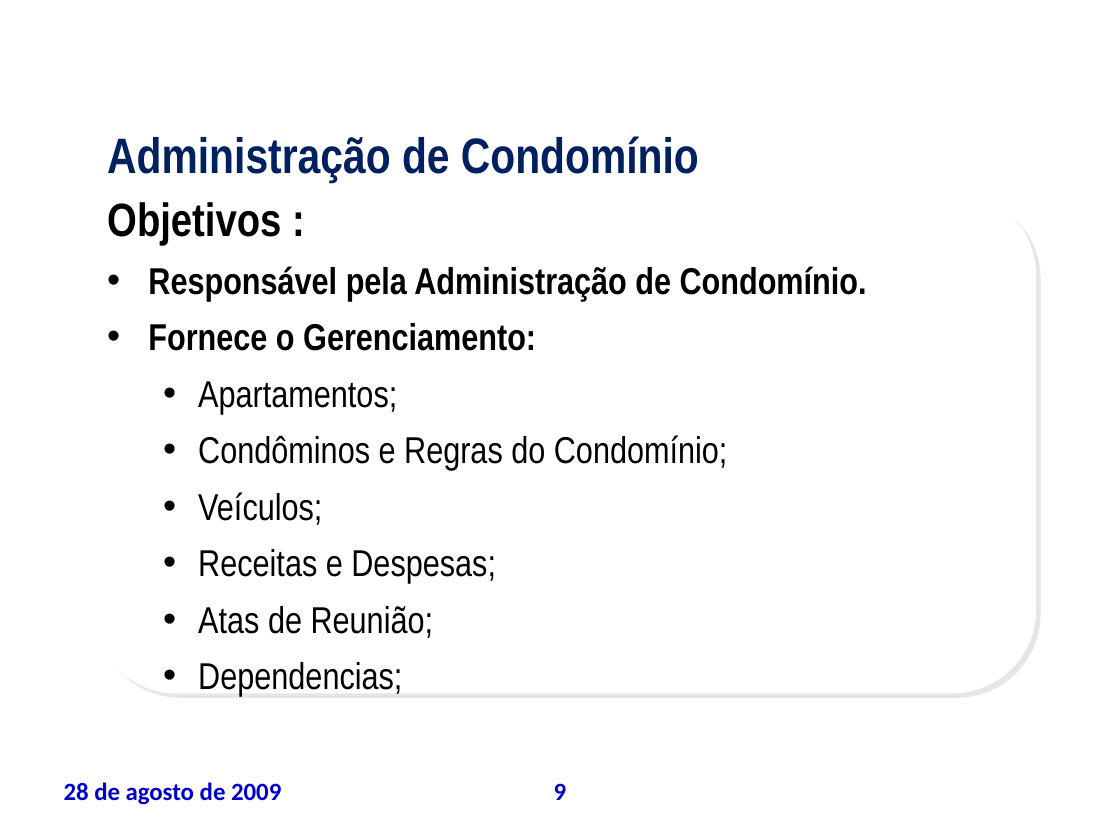
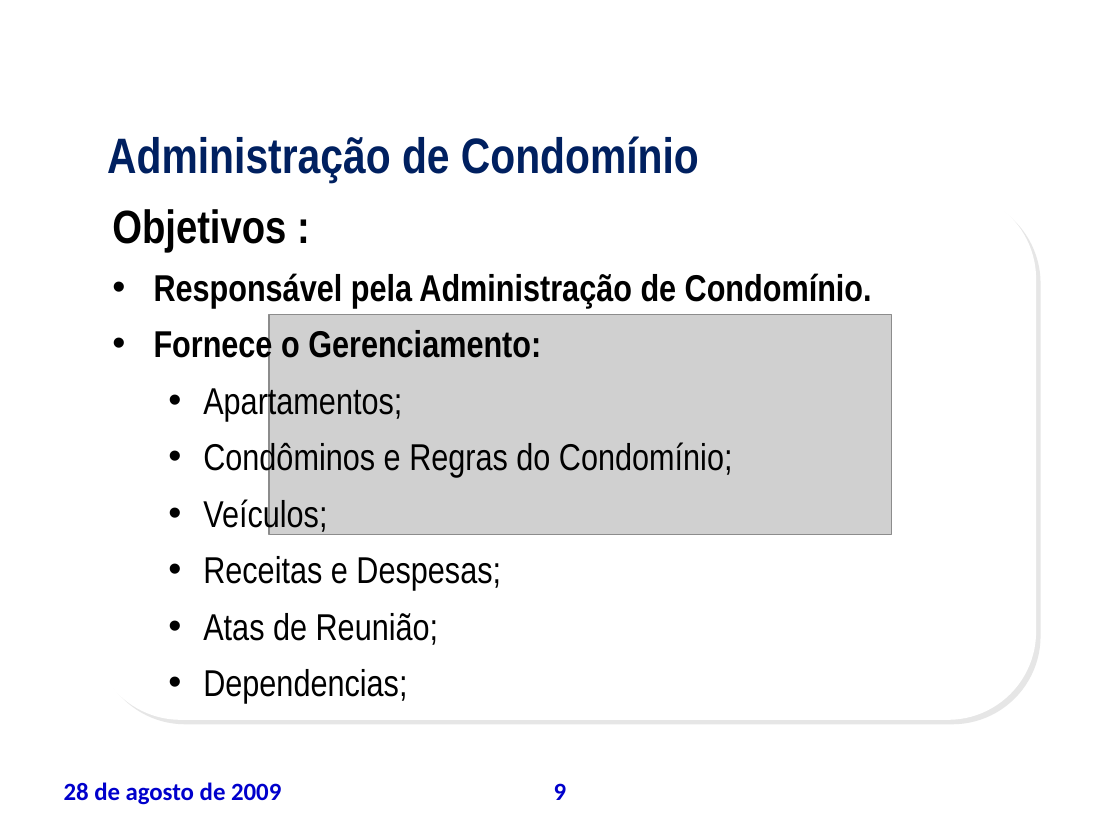
Before and after one commit to leoevaristo/psa20092, a slide deck: slide 9 of ARTEFATOS/TAP_apresentacao.ppt. Drawn at 1120x840 pixels with LibreOffice and Linux fonts; fonts in the diff are those of the drawing; grey boxes stand for pictures; background and template pictures are left out. Boxes give left, top, right and bottom in pixels: in the first picture for what was removed or moved away, otherwise in the second. Text is boxed around its words. In the diff, an @@ line names an element or a change of style, - is before the commit and + after.

```diff
--- a/ARTEFATOS/TAP_apresentacao.ppt
+++ b/ARTEFATOS/TAP_apresentacao.ppt
@@ rounded rectangle: place and size @@
-rounded rectangle at bbox=[93, 190, 1037, 693]
+rounded rectangle at bbox=[93, 190, 1037, 719]
@@ text "Objetivos :": place and size @@
-text "Objetivos :" at bbox=[107, 202, 867, 696]
+text "Objetivos :" at bbox=[112, 209, 872, 703]
@@ picture added at bbox=[269, 315, 892, 535] @@
```
Also in this commit, not shown: 18 other slides changed.
